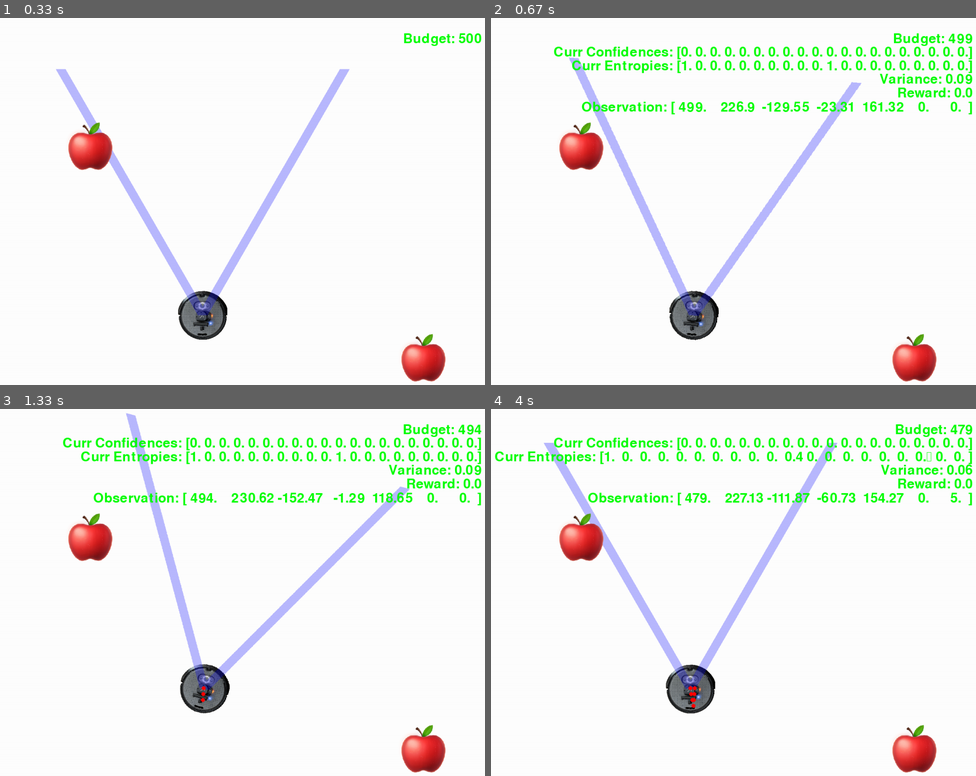
Above: before the commit, frames 1-4 (two rows, left to right).
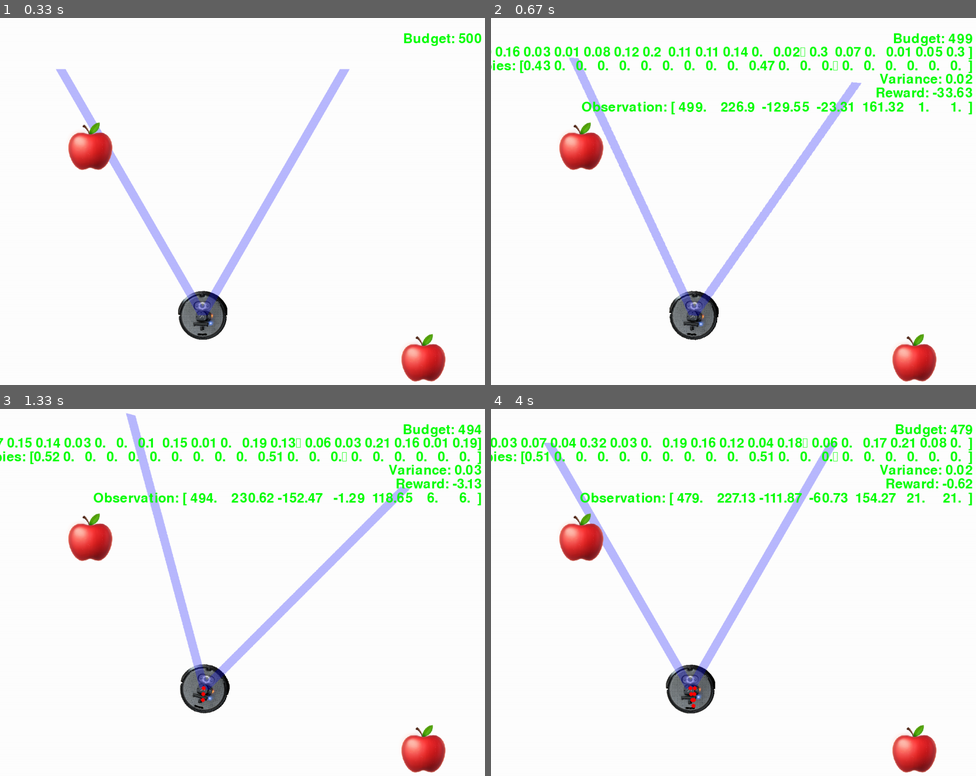
Above: after the commit, the same moments.

Repository: Anwealso/ReLOaD
Game: pygame game, started from reload/simplesim/env_gym.py
The game is run twice, just before and just after one commit, with the same random seed, the same clock (stepped at 60 frames per second) and the same inputs.
Inputs:
- Up to frame 1 (0.33 s): no input
- Up to frame 2 (0.67 s): hold Right from 0.33 s (still down)
- Up to frame 3 (1.33 s): release Right at 0.8 s; hold Up 0.83-1.13 s; tap Space at 0.9, 1.23 s; hold Right from 1.17 s (still down)
- Up to frame 4 (4 s): release Right at 1.63 s; hold Left 1.67-2.2 s; tap Space at 1.73, 2.3, 2.75, 3.27, 3.77 s; hold Down 2.23-2.65 s; hold Left 2.68-3.17 s; hold Up 3.2-3.67 s; hold Right from 3.7 s (still down)

Frame 1 is identical in both runs. In frame 2, 3.4% of the frame differs, in the area x 0-100%, y 7-26%; in frame 3, 3.3%; in frame 4, 4.7%, in the area x 0-100%, y 7-27%.

Commit message:
Added noisy resultss for observations when target is not in view too

Diff:
--- a/reload/simplesim/env.py
+++ b/reload/simplesim/env.py
@@ -113,79 +113,6 @@
         self.x -= math.cos(math.radians(self.angle)) * self.move_rate
         self.y += math.sin(math.radians(self.angle)) * self.move_rate
         self.trail.append((self.x, self.y))
-
-    def get_confidence(self, target: Target):
-        """
-        Computes the simulated YOLO confidence of an object in view
-        """
-        # Convert pixel coordinated to cartesian coordinates
-        robot_x_cart = self.x
-        robot_y_cart = self.env_size - self.y
-        target_x_cart = target.x
-        target_y_cart = self.env_size - target.y
-        target_xdir_cart = target.xdir
-        target_ydir_cart = -1 * target.ydir
-
-        # Get the distances and vectors from the target to the robot
-        robot_dy = robot_y_cart - target_y_cart
-        robot_dx = robot_x_cart - target_x_cart
-        target_to_robot_vect = np.array([robot_dy, robot_dx])
-        target_orientation_vect = np.array([target_ydir_cart, target_xdir_cart])
-
-        # A factor representing the distance difficulty (should be between 0 and 1)
-        max_dist = math.sqrt(self.env_size**2 + self.env_size**2)
-        target_dist = math.sqrt(robot_dy**2 + robot_dx**2)
-
-        # distance_factor = 1 - (target_dist / max_dist) # linear distance factor
-        falloff_steepness = 5
-        distance_factor = np.exp(
-            -(falloff_steepness * target_dist / max_dist)
-        )  # exponential distance factor
-
-        # A factor representing the orientation difficulty (should be between 0 and 1)
-        angle_between = np.degrees(
-            np.arccos(
-                target_to_robot_vect.dot(target_orientation_vect)
-                / (
-                    np.linalg.norm(target_to_robot_vect)
-                    * np.linalg.norm(target_orientation_vect)
-                )
-            )
-        )
-        orientation_factor = 1 - (angle_between / 180)
-
-        # Decide the weightings between how much the distance and orientation
-        # factors affect the confidence
-        distance_weighting = 4
-        orientation_weighting = 1
-        weighting_sum = distance_weighting + orientation_weighting
-        distance_weighting = distance_weighting / weighting_sum
-        orientation_weighting = orientation_weighting / weighting_sum
-
-        # Compute the final confidence
-        true_confidence = (distance_factor * distance_weighting) + (
-            orientation_factor * orientation_weighting
-        )
-        # print(f"true_confidence: {true_confidence}")
-
-        # Add gaussian noise (simulated confusion) to the true class probability
-        std_dev = 0.1
-        noisy_true_confidence = true_confidence + np.random.normal(0, std_dev)
-        # Then split the remaining false-class probability across the other classes
-        false_confidences = np.random.rand(self.num_classes-1) # random numbers
-        false_confidences = (false_confidences / np.sum(false_confidences)) * (1 - noisy_true_confidence) # normalise sum to desired
-        # print(f"false_confidences: {false_confidences}")
-
-        # print(target.class_id)
-        # print(false_confidences[0:target.class_id])
-        # print(false_confidences[target.class_id:])
-
-        confidence = np.concatenate([false_confidences[0:target.class_id], [noisy_true_confidence], false_confidences[target.class_id:len(false_confidences)]])
-        # print(f"confidence: {confidence}")
-        # print(np.sum(confidence))
-
-        return confidence
-
 
 class SimpleSim(object):
     """
@@ -433,6 +360,87 @@
 
         return blocked
 
+    def get_confidence(self, target: Target):
+        """
+        Computes the simulated YOLO confidence of an object in view
+        """
+        if self.can_see(target):
+            # Convert pixel coordinated to cartesian coordinates
+            robot_x_cart = self.robot.x
+            robot_y_cart = self.env_size - self.robot.y
+            target_x_cart = target.x
+            target_y_cart = self.env_size - target.y
+            target_xdir_cart = target.xdir
+            target_ydir_cart = -1 * target.ydir
+
+            # Get the distances and vectors from the target to the robot
+            robot_dy = robot_y_cart - target_y_cart
+            robot_dx = robot_x_cart - target_x_cart
+            target_to_robot_vect = np.array([robot_dy, robot_dx])
+            target_orientation_vect = np.array([target_ydir_cart, target_xdir_cart])
+
+            # A factor representing the distance difficulty (should be between 0 and 1)
+            max_dist = math.sqrt(self.env_size**2 + self.env_size**2)
+            target_dist = math.sqrt(robot_dy**2 + robot_dx**2)
+
+            # distance_factor = 1 - (target_dist / max_dist) # linear distance factor
+            falloff_steepness = 5
+            distance_factor = np.exp(
+                -(falloff_steepness * target_dist / max_dist)
+            )  # exponential distance factor
+
+            # A factor representing the orientation difficulty (should be between 0 and 1)
+            angle_between = np.degrees(
+                np.arccos(
+                    target_to_robot_vect.dot(target_orientation_vect)
+                    / (
+                        np.linalg.norm(target_to_robot_vect)
+                        * np.linalg.norm(target_orientation_vect)
+                    )
+                )
+            )
+            orientation_factor = 1 - (angle_between / 180)
+
+            # Decide the weightings between how much the distance and orientation
+            # factors affect the confidence
+            distance_weighting = 4
+            orientation_weighting = 1
+            weighting_sum = distance_weighting + orientation_weighting
+            distance_weighting = distance_weighting / weighting_sum
+            orientation_weighting = orientation_weighting / weighting_sum
+
+            # Compute the final confidence
+            true_confidence = (distance_factor * distance_weighting) + (
+                orientation_factor * orientation_weighting
+            )
+            # Then split the remaining false-class probability across the other classes
+            false_confidences = np.random.rand(self.num_classes-1) # random numbers
+            false_confidences = (false_confidences / np.sum(false_confidences)) * (1 - true_confidence) # normalise sum to desired
+            # Combine
+            confidence = np.concatenate([false_confidences[0:target.class_id], [true_confidence], false_confidences[target.class_id:len(false_confidences)]])
+            # print(f"cansee confidence: {confidence}")
+
+        else:
+            # Assign random low confidences when no object in view (uniform distribution between 0 and mean)
+            confidence = np.random.rand(self.num_classes) # random numbers
+            confidence = confidence / np.sum(confidence) # normalise to 1
+            # print(f"nosee confidence: {confidence}")
+
+        # Add gaussian noise (simulated confusion) to the true class probability
+        std_dev = 0.1
+        # print(f"noise: {np.random.normal(0, std_dev, self.num_classes)}")
+        noisy_confidence = confidence + np.random.normal(0, std_dev, self.num_classes)
+        # print(f"noisy_confidence: {noisy_confidence}")
+        noisy_confidence_clipped = np.clip(noisy_confidence, 0, 1)
+        # print(f"noisy_confidence_clipped: {noisy_confidence_clipped}")
+        noisy_confidence_normalised = noisy_confidence_clipped / np.sum(noisy_confidence_clipped)
+        # print(f"noisy_confidence_normalised: {noisy_confidence_normalised}")
+        # print(np.sum(noisy_confidence_normalised))
+        # print(noisy_confidence_normalised[target.class_id])
+        # print()
+
+        return noisy_confidence_normalised
+
     def lines_intersect(self, point_a1, point_a2, point_b1, point_b2):
         """
         Check if line segments a1-a2 and b1-b2 intersect
@@ -466,18 +474,12 @@
         Returns:
             None
         """
-        numSeen = 0
 
         # Get which of the objects are in the FOV
         for i, target in enumerate(self.targets):
-            if self.can_see(target):
-                numSeen += 1
-                # Assign a non-zero confidence for those in view
-                confidence = self.robot.get_confidence(target)
-
-            else:
-                # Assign confidence of 0 for those out of view
-                confidence = 0
+            # Assign a non-zero confidence for those in view
+            confidence = self.get_confidence(target)
+
             self.current_confidences[i] = confidence
 
         # Add the current timestep confidences to the comprehensive all timesteps list
